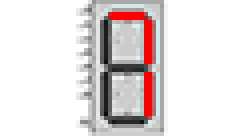
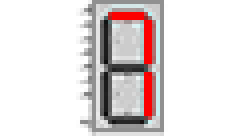
Revision of a layered 240 x 140 image; what changed, layer by layer:
added layer "Shape 4" above "Shape 3" over box(96, 0, 164, 4)
added layer "Shape 3" above "Shape 5" over box(96, 128, 164, 132)
added layer "Shape 5" above "Shape 1" over box(92, 4, 96, 132)
added layer "Shape 1" above "Layer 7" over box(160, 0, 164, 132)
painted on "Layer 7", masked it over box(76, 0, 168, 136)
hid "Layer 6" over box(76, 0, 168, 136)
hid "Layer 5" over box(76, 0, 168, 136)
hid "Background" over box(76, 0, 168, 136)
